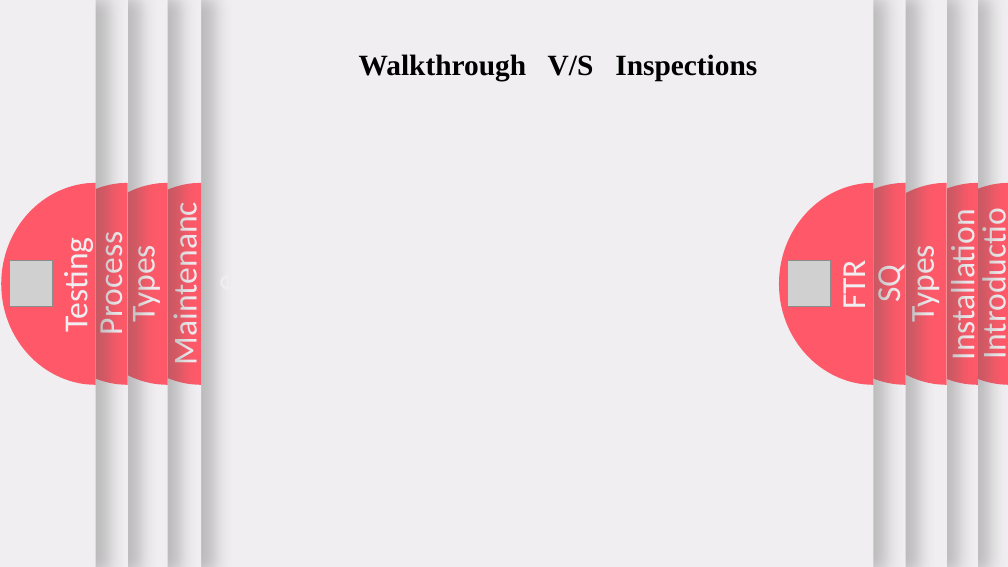
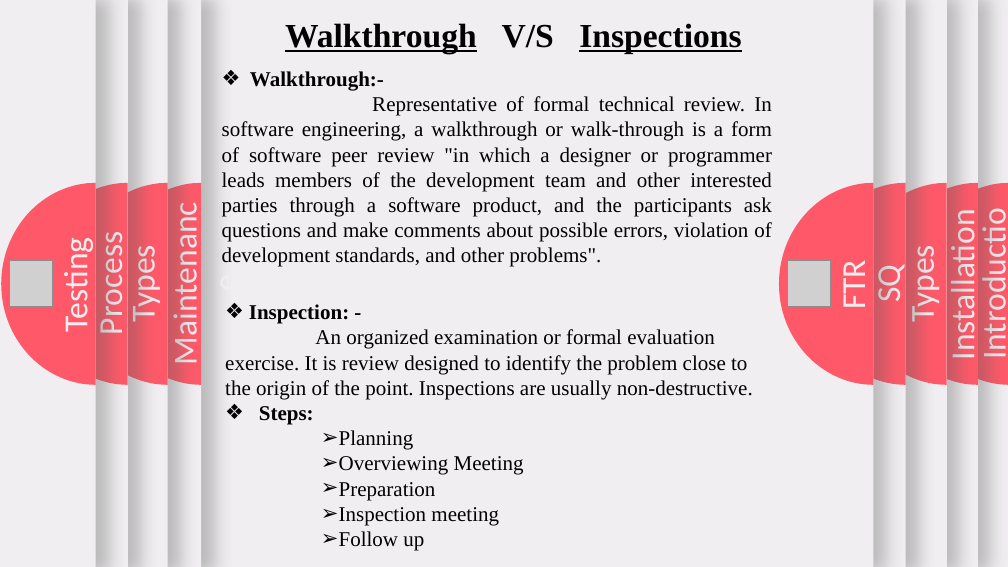
Before and after one commit to anjanshrestha8/third_sem-notes, a slide deck: slide 14 of Sad/unit6.pptx (slide 12 before the commit). Drawn at 1008x567 pixels with LibreOffice and Linux fonts; fonts in the diff are those of the drawing; grey boxes stand for pictures. Boxes give left, top, right and bottom in pixels: in the first picture for what was removed or moved away, otherwise in the second. Text is boxed around its words. In the diff, an @@ line names an element or a change of style, - is before the commit and + after.

```diff
--- a/Sad/unit6.pptx
+++ b/Sad/unit6.pptx
@@ text "Walkthrough V/S Inspections": place and size @@
-text "Walkthrough V/S Inspections" at (359,54,757,81)
+text "Walkthrough V/S Inspections" at (285,23,741,53)
@@ text "Walkthrough V/S Inspections" at (285,23,741,53): size 28 to 32 pt; underline on in "Walkthrough Inspections" @@
@@ text added at (222,71,772,267), 20 pt, text #000000 @@
+❖ Walkthrough:-
+Representative of formal technical review. In software engineering, a walkthrough or walk-through is a form of software peer review "in which a designer or programmer leads members of the development team and other interested parties through a software product, and the participants ask questions and make comments about possible errors, violation of development standards, and other problems".
@@ text added at (225,304,753,551), 20 pt, text #000000 @@
+❖ Inspection: -
+An organized examination or formal evaluation exercise. It is review designed to identify the problem close to the origin of the point. Inspections are usually non-destructive.
+❖ Steps:
+      ➢ Planning
+      ➢ Overviewing Meeting
+      ➢ Preparation
+      ➢ Inspection meeting
+      ➢ Follow up
```
Also in this commit, not shown: 18 other slides changed, 1 slide added.
